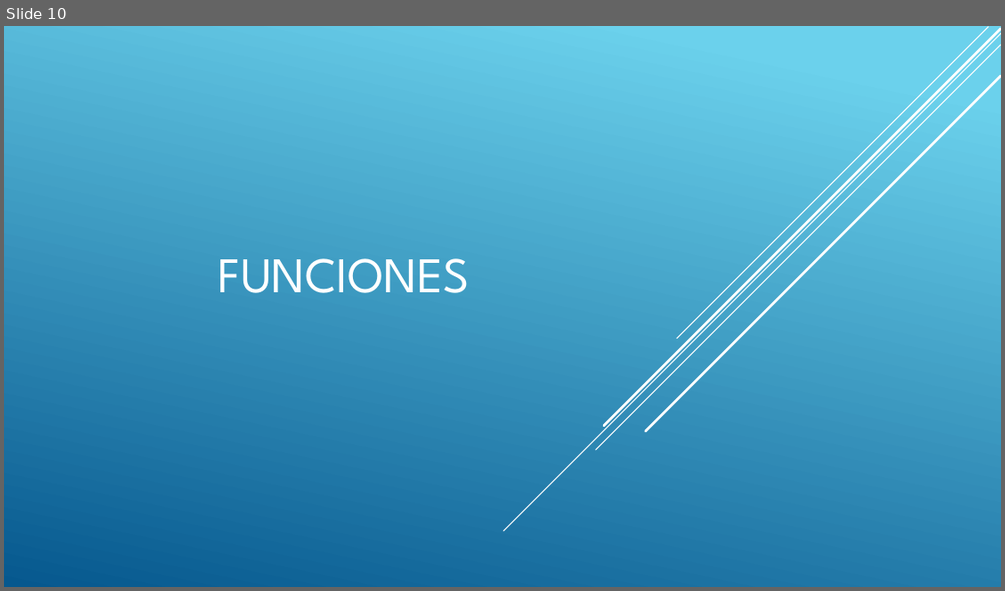
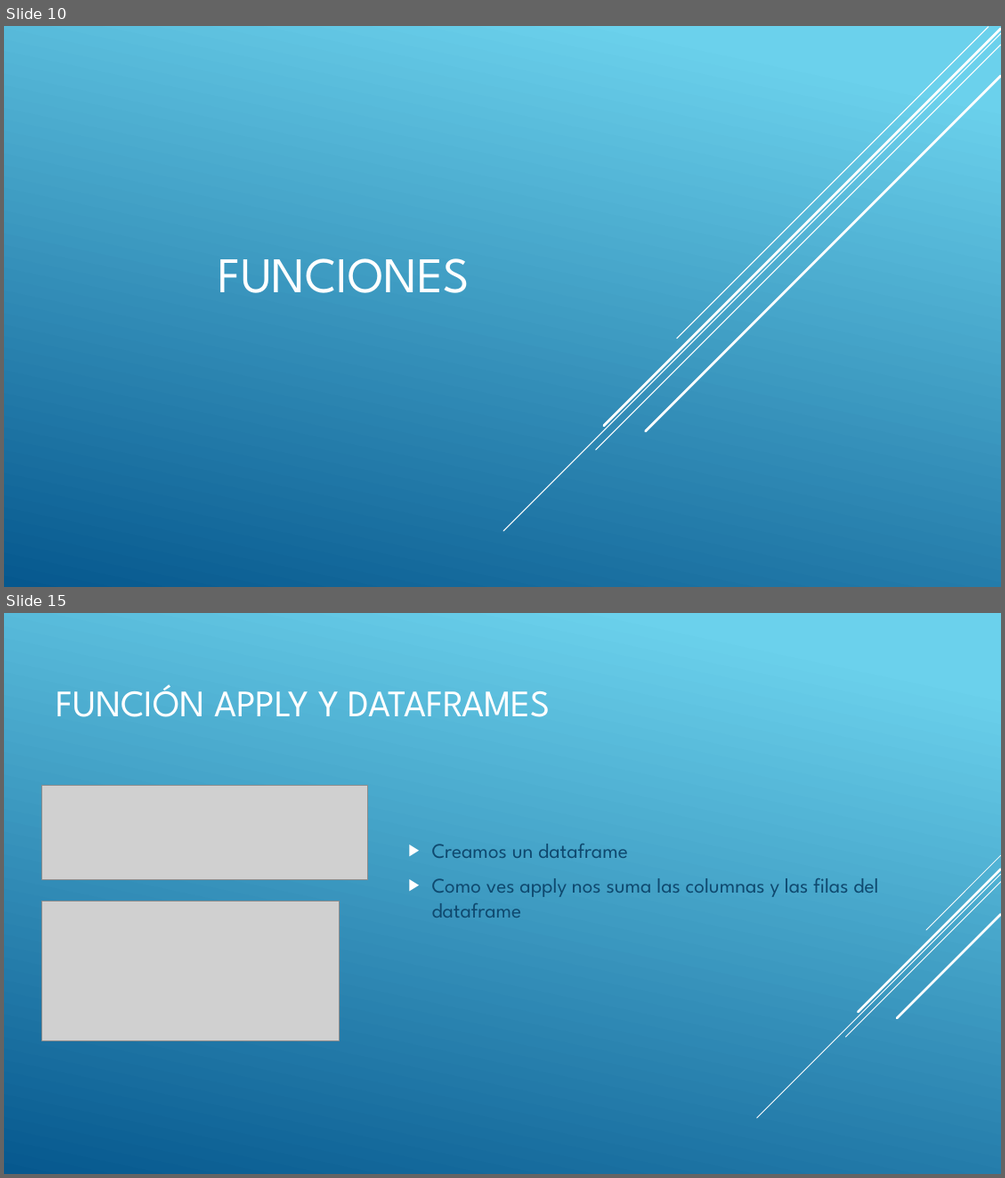
Before and after one commit to DPrietoRazola/R-DataScience, a slide deck: 2-Estructuras de Control de Flujo y Funciones.pptx. Shown one above the other, each under a label of ours: slide 10 before the commit, slides 10 and 15 after it; the slides between them are not shown. The pictures are 1005x591 and 1005x1178 pixels, drawn with LibreOffice and Linux fonts; fonts in the diff are those of the drawing; grey boxes stand for pictures. Boxes give left, top, right and bottom in pixels: in the first picture for what was removed or moved away, otherwise in the second. Text is boxed around its words. In the diff, an @@ line names an element or a change of style, - is before the commit and + after.

```diff
--- a/2-Estructuras de Control de Flujo y Funciones.pptx
+++ b/2-Estructuras de Control de Flujo y Funciones.pptx
@@ slide 15 added at bbox=[4, 613, 1001, 1174], background gradient #6ED2EB to #06588E @@
@@ title added at bbox=[56, 684, 550, 717], 36 pt, text #FFFFFF @@
+FUNCIÓN APPLY Y DATAFRAMES
@@ picture added at bbox=[42, 786, 367, 880] @@
@@ text added at bbox=[432, 844, 878, 917], 20 pt, text #0F496F @@
+▶ Creamos un dataframe
+▶ Como ves apply nos suma las columnas y las filas del dataframe
@@ picture added at bbox=[42, 901, 339, 1041] @@
@@ group added at bbox=[757, 855, 1001, 1118]: 5 lines @@
```
Also in this commit, not shown: 3 slides changed, 6 other slides added.
